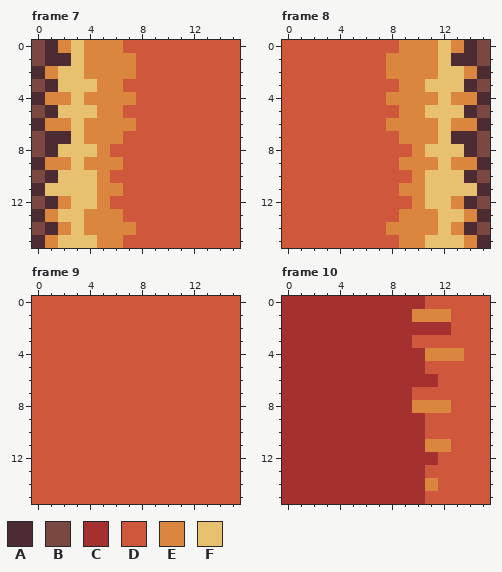
Two versions of one pixel-art file, DavisGGJ2023/Assets/ArtDev/TileSet/Tiles_GGJ.aseprite. This is how it looked before the edit.
16x16 pixels, 36 frames. Shown: frame 7, frame 8, frame 9, frame 10. The commit also changed other frames, which this record leaves out.
Visible layers, top first: "Layer 3", "Layer 4", "Layer 1", "Layer 2".
Palette (. is transparent): A #4d2b32  B #7a4841  C #a53030  D #cf573c  E #da863e  F #e8c170
Pixels before, frame 7, first column x 0:
 0 BAEFEEEDDDDDDDDD
 1 BAAFEEEEDDDDDDDD
 2 AEFFEEEEDDDDDDDD
 3 BAFFFEEDDDDDDDDD
 4 AEEFEEEEDDDDDDDD
 5 BAFFFEEDDDDDDDDD
 6 AEEFEEEEDDDDDDDD
 7 BAAFEEEDDDDDDDDD
 8 BAFFFEDDDDDDDDDD
 9 AEEFEEEDDDDDDDDD
10 BAFFFEDDDDDDDDDD
11 AFFFFEEDDDDDDDDD
12 BAEFFEDDDDDDDDDD
13 AEFFEEEDDDDDDDDD
14 BAEFEEEEDDDDDDDD
15 AEFFFEEDDDDDDDDD
Pixels before, frame 8, first column x 0:
 0 DDDDDDDDDEEEFEAB
 1 DDDDDDDDEEEEFAAB
 2 DDDDDDDDEEEEFFEA
 3 DDDDDDDDDEEFFFAB
 4 DDDDDDDDEEEEFEEA
 5 DDDDDDDDDEEFFFAB
 6 DDDDDDDDEEEEFEEA
 7 DDDDDDDDDEEEFAAB
 8 DDDDDDDDDDEFFFAB
 9 DDDDDDDDDEEEFEEA
10 DDDDDDDDDDEFFFAB
11 DDDDDDDDDEEFFFFA
12 DDDDDDDDDDEFFEAB
13 DDDDDDDDDEEEFFEA
14 DDDDDDDDEEEEFEAB
15 DDDDDDDDDEEFFFEA
Pixels before, frame 9, first column x 0:
 0 DDDDDDDDDDDDDDDD
 1 DDDDDDDDDDDDDDDD
 2 DDDDDDDDDDDDDDDD
 3 DDDDDDDDDDDDDDDD
 4 DDDDDDDDDDDDDDDD
 5 DDDDDDDDDDDDDDDD
 6 DDDDDDDDDDDDDDDD
 7 DDDDDDDDDDDDDDDD
 8 DDDDDDDDDDDDDDDD
 9 DDDDDDDDDDDDDDDD
10 DDDDDDDDDDDDDDDD
11 DDDDDDDDDDDDDDDD
12 DDDDDDDDDDDDDDDD
13 DDDDDDDDDDDDDDDD
14 DDDDDDDDDDDDDDDD
15 DDDDDDDDDDDDDDDD
Pixels before, frame 10, first column x 0:
 0 CCCCCCCCCCCDDDDD
 1 CCCCCCCCCCEEEDDD
 2 CCCCCCCCCCCCCDDD
 3 CCCCCCCCCCDDDDDD
 4 CCCCCCCCCCCEEEDD
 5 CCCCCCCCCCCDDDDD
 6 CCCCCCCCCCCCDDDD
 7 CCCCCCCCCCDDDDDD
 8 CCCCCCCCCCEEEDDD
 9 CCCCCCCCCCCDDDDD
10 CCCCCCCCCCCDDDDD
11 CCCCCCCCCCCEEDDD
12 CCCCCCCCCCCCDDDD
13 CCCCCCCCCCCDDDDD
14 CCCCCCCCCCCEDDDD
15 CCCCCCCCCCCDDDDD
After the commit:
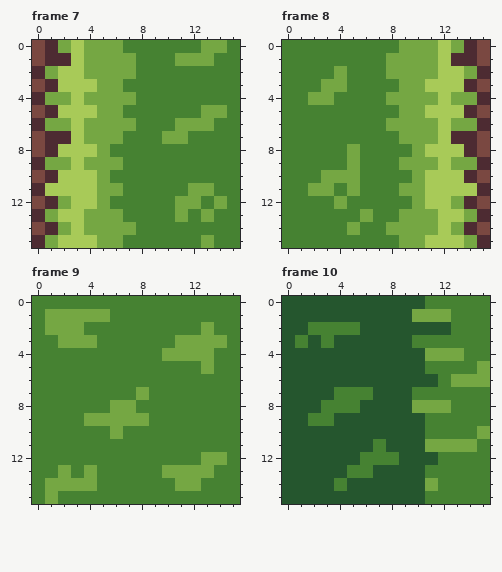
The exact change:
colour C: #a53030 -> #25562e
colour D: #cf573c -> #468232
colour E: #da863e -> #75a743
colour F: #e8c170 -> #a8ca58
Changed rows in their new state; - is a pixel that keeps its letter.
Frame 7, layer "Layer 2":
first column x 11:
 0 --EE
 1 EEE-
first column x 10:
 5 ---EE
 6 -EEE-
 7 EE---
first column x 11:
11 -EE-
12 EE-E
13 E-E-
15 --E-
Frame 8, layer "Layer 2":
first column x 2:
 2 --E
 3 -EE
 4 EE-
first column x 2:
 8 ---E-
 9 ---E-
10 -EEE-
11 EE-E-
12 --E--
13 ----E
14 ---E-
Frame 9, layer "Layer 2":
first column x 1:
 1 EEEEE---------
 2 EEE---------E-
 3 -EEE------EEEE
 4 ---------EEEE-
 5 ------------E-
 7 -------E------
 8 -----EE-------
 9 ---EEEEE------
10 -----E--------
12 ------------EE
13 -E-E-----EEEE-
14 EEEE------EE--
15 E-------------
Frame 10, layer "Layer 2":
first column x 1:
 2 -DDDD----------
 3 D-D------------
 5 --------------E
 6 ------------EEE
 7 ---DDD---------
 8 --DDD----------
 9 -DD------------
10 --------------E
11 ------D-----EE-
12 -----DDD-------
13 ----DD---------
14 ---D-----------
